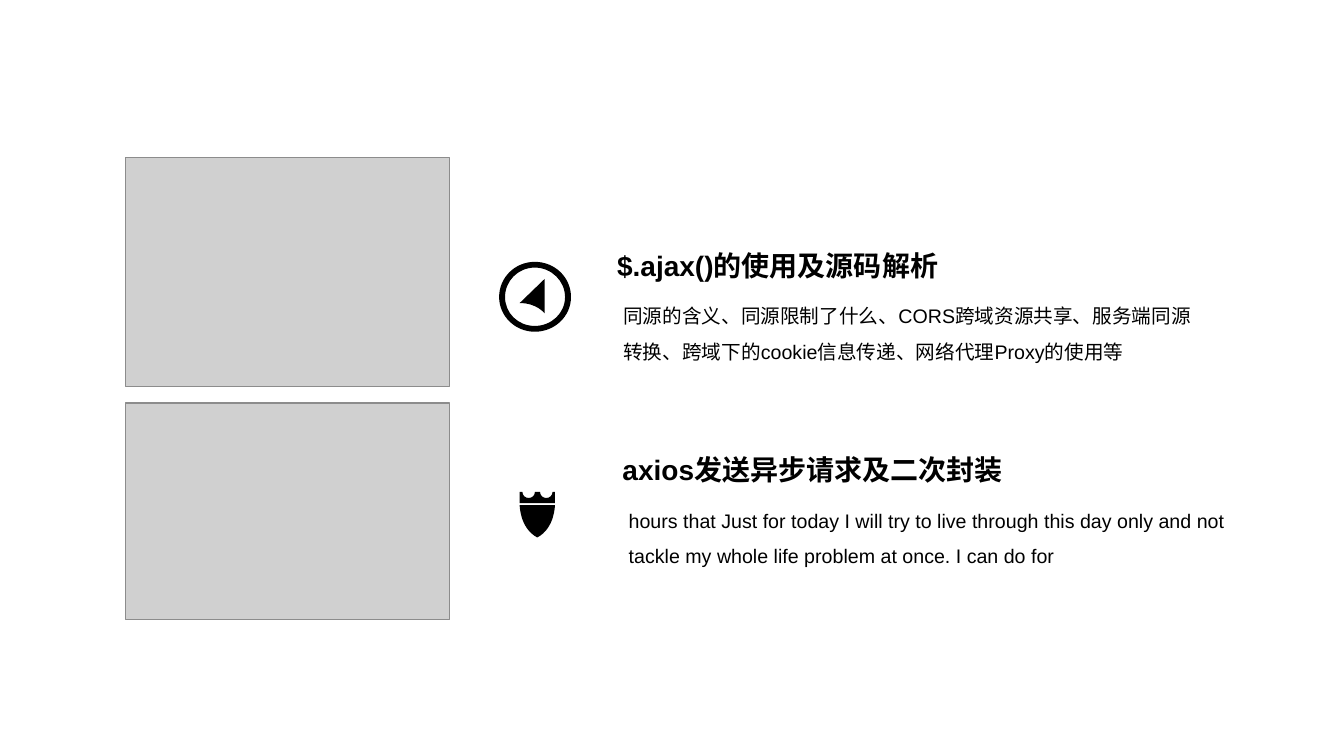
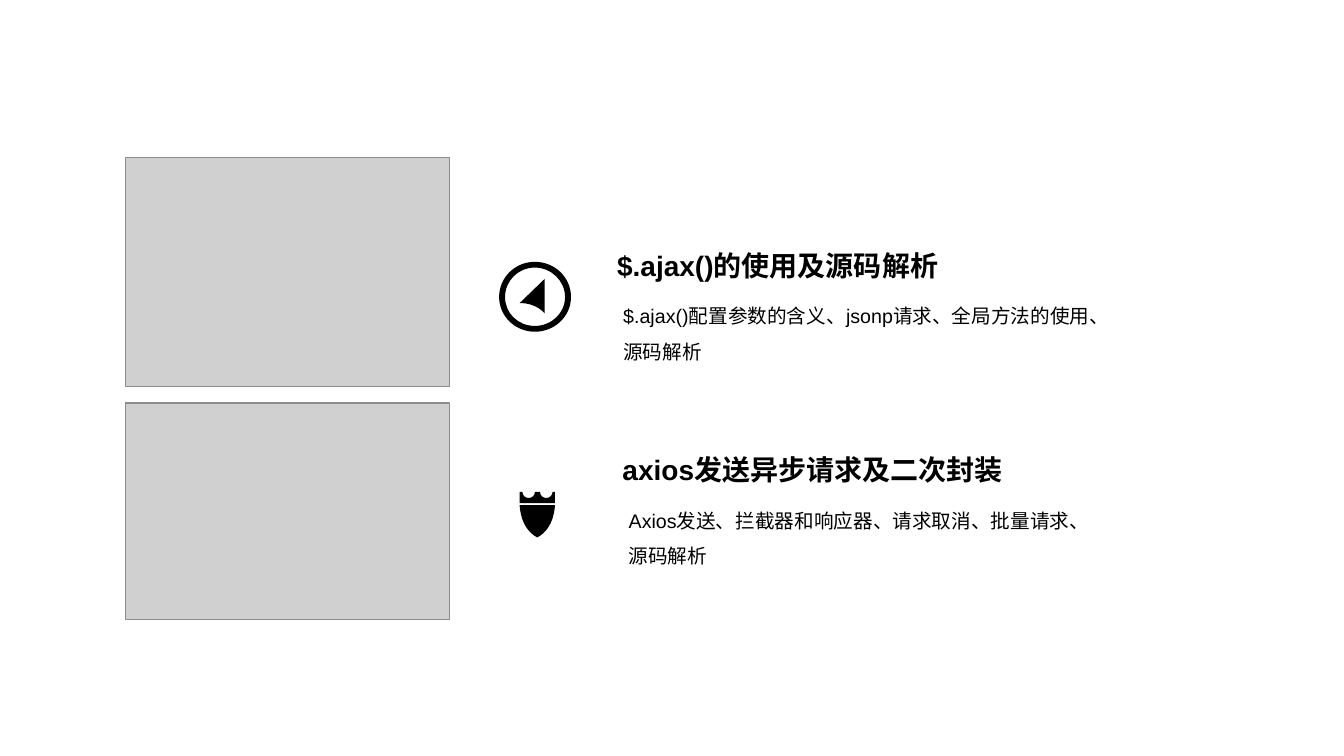
Before and after one commit to CowenZhengHao/ajax, a slide deck: slide 6 of 课件.pptx (slide 7 before the commit). Drawn at 1344x756 pixels with LibreOffice and Linux fonts; fonts in the diff are those of the drawing; grey boxes stand for pictures. Boxes give left, top, right and bottom in pixels: in the first picture for what was removed or moved away, otherwise in the second. Text is boxed around its words. In the diff, an @@ line names an element or a change of style, - is before the commit and + after.

```diff
--- a/课件.pptx
+++ b/课件.pptx
@@ text at (x1=623, y1=308, x2=1109, y2=361): text changed @@
-同源的含义、同源限制了什么、CORS跨域资源共享、服务端同源
-转换、跨域下的cookie信息传递、网络代理Proxy的使用等
+$.ajax()配置参数的含义、jsonp请求、全局方法的使用、
+源码解析
@@ text at (x1=629, y1=513, x2=1089, y2=565): text changed @@
-hours that Just for today I will try to live through this day only and not tackle my whole life problem at once. I can do for
+Axios发送、拦截器和响应器、请求取消、批量请求、
+源码解析
```
Also in this commit, not shown: 5 other slides changed, 1 slide added, 1 slide removed.
